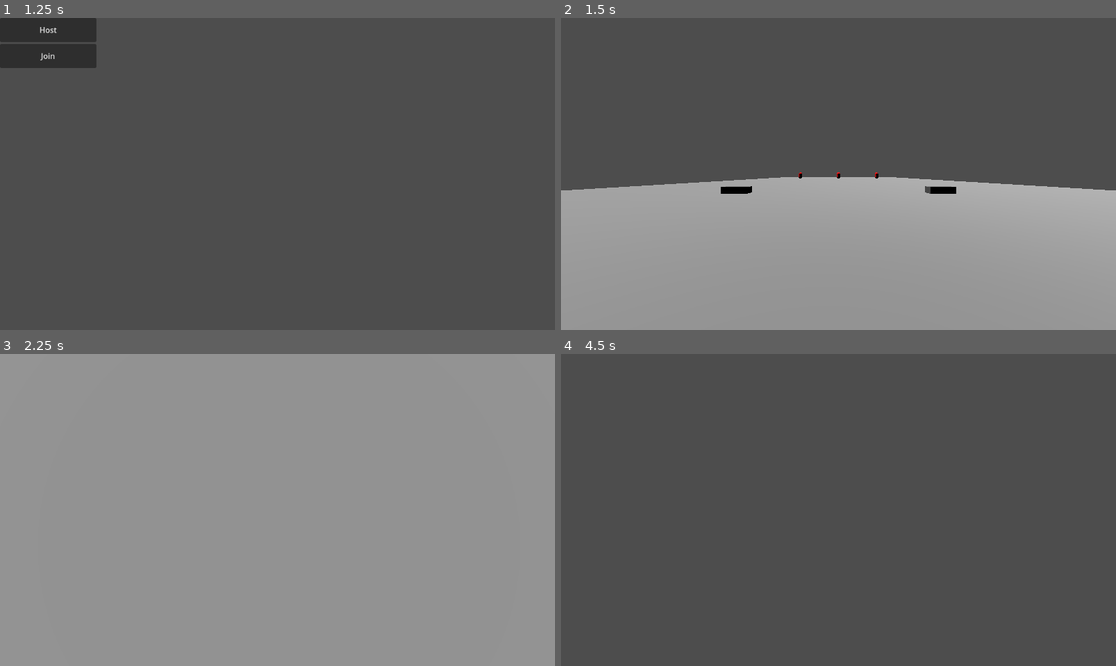
Above: before the commit, frames 1-4 (two rows, left to right).
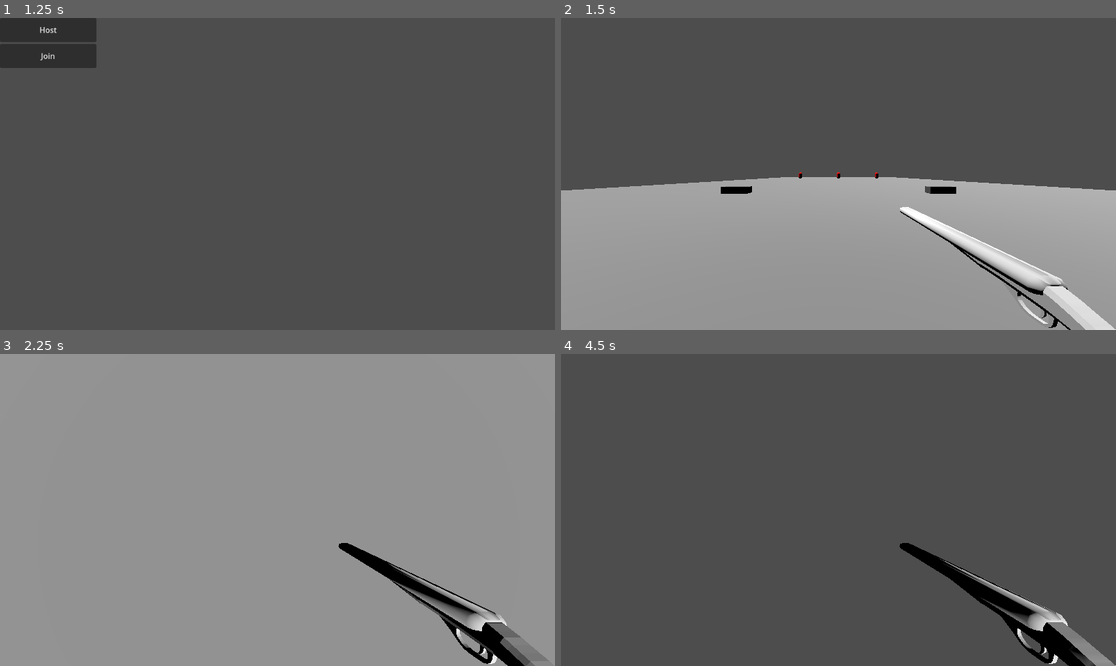
Above: after the commit, the same moments.

Repository: NickBaren101/multiplayer-prototype
Game: Godot game, scene res://Scenes/Levels/main.tscn
Same seed, same stepped clock (60 frames per second), same inputs: the game is played once before the commit and once after it.
Inputs (mouse positions are in pixels of both pictures, inside the frame that each line leads up to):
- Up to frame 1 (1.25 s): tap Enter (ui_accept) at 0.5, 0.77 s; move the mouse to (399, 158) at 0.52 s; hold D (move_right) from 0.53 s (still down); click (399, 158) at 0.6 s
- Up to frame 2 (1.5 s): release D (move_right) at 1.25 s; click "Host" at 1.25 s
- Up to frame 3 (2.25 s): tap Enter (ui_accept) at 2 s; move the mouse to (249, 510) at 2.02 s; hold W (move_up) from 2.03 s (still down); click (249, 510) at 2.1 s
- Up to frame 4 (4.5 s): keep holding W (move_up); tap Enter (ui_accept) at 2.27, 3.77, 4.25 s; move the mouse to (849, 503) at 2.77 s; click (849, 503) at 2.85 s; move the mouse to (832, 516) at 3.52 s; click (832, 516) at 3.6 s; move the mouse to (877, 513) at 4.27 s; click (877, 513) at 4.35 s

Frame 1 is identical in both runs. In frame 2, 2.4% of the frame differs, in the area x 61-100%, y 60-100%; in frame 3, 2.8%; in frame 4, 3.1%, in the area x 60-100%, y 60-100%.

Commit message:
did something, now multiplayer works better

Diff:
--- a/Scenes/Levels/main.tscn
+++ b/Scenes/Levels/main.tscn
@@ -1,11 +1,13 @@
-[gd_scene load_steps=5 format=3 uid="uid://c1hxteqve1nh"]
+[gd_scene load_steps=6 format=3 uid="uid://c1hxteqve1nh"]
 
+[ext_resource type="Script" uid="uid://c2wsqbmbyvvo8" path="res://Scripts/Levels/main.gd" id="1_7i1ub"]
 [ext_resource type="PackedScene" uid="uid://b5wluj4mutiat" path="res://Scenes/Levels/final_stage.tscn" id="1_nk5xi"]
 [ext_resource type="PackedScene" uid="uid://dh7orxrxhlves" path="res://Scenes/Multiplayer/network_ui.tscn" id="1_s0gyx"]
 [ext_resource type="Script" uid="uid://bf3u1v7sep7bk" path="res://Scripts/Multiplayer/player_spawner.gd" id="2_u872a"]
 [ext_resource type="PackedScene" uid="uid://cgmh6mpsss8b0" path="res://Scenes/Players/player.tscn" id="3_nk5xi"]
 
 [node name="Main" type="Node3D"]
+script = ExtResource("1_7i1ub")
 
 [node name="Node3D" parent="." instance=ExtResource("1_nk5xi")]
 
@@ -17,4 +19,4 @@
 _spawnable_scenes = PackedStringArray("uid://cgmh6mpsss8b0")
 spawn_path = NodePath("../Players")
 script = ExtResource("2_u872a")
-network_player = ExtResource("3_nk5xi")
+player_scene = ExtResource("3_nk5xi")
--- a/Scenes/Players/player.tscn
+++ b/Scenes/Players/player.tscn
@@ -1,6 +1,8 @@
-[gd_scene load_steps=5 format=3 uid="uid://cgmh6mpsss8b0"]
+[gd_scene load_steps=7 format=3 uid="uid://cgmh6mpsss8b0"]
 
 [ext_resource type="Script" uid="uid://dnn11l1grwudj" path="res://Scripts/Players/player.gd" id="1_5h38p"]
+[ext_resource type="PackedScene" uid="uid://b4jsg0fpb8r67" path="res://Assets/Gun/Shotgun/DoubleBarrelShotgun.fbx" id="2_37lpg"]
+[ext_resource type="AudioStream" uid="uid://c3dpsdf0cs5fd" path="res://Assets/Sounds/Gunfire/Shotgun/ShotgunFire.mp3" id="3_8qn36"]
 
 [sub_resource type="CapsuleMesh" id="CapsuleMesh_omydy"]
 
@@ -13,6 +15,9 @@
 properties/1/path = NodePath(".:rotation")
 properties/1/spawn = true
 properties/1/replication_mode = 1
+properties/2/path = NodePath("Camera3D:rotation")
+properties/2/spawn = true
+properties/2/replication_mode = 1
 
 [node name="Player" type="CharacterBody3D"]
 collision_mask = 2
@@ -26,8 +31,14 @@
 transform = Transform3D(1, 0, 0, 0, 1, 0, 0, 0, 1, 0, 1, 0)
 shape = SubResource("CapsuleShape3D_5h38p")
 
+[node name="Camera3D" type="Camera3D" parent="."]
+transform = Transform3D(1, 0, 0, 0, 1, 0, 0, 0, 1, 0, 1.5, 0)
+
+[node name="DoubleBarrelShotgun" parent="Camera3D" instance=ExtResource("2_37lpg")]
+transform = Transform3D(-1.7484556e-08, 0, -0.4, 0, 0.4, 0, 0.4, 0, -1.7484556e-08, 0.5102215, -0.37823272, -0.85431206)
+
+[node name="AudioStreamPlayer3D" type="AudioStreamPlayer3D" parent="."]
+stream = ExtResource("3_8qn36")
+
 [node name="MultiplayerSynchronizer" type="MultiplayerSynchronizer" parent="."]
 replication_config = SubResource("SceneReplicationConfig_37lpg")
-
-[node name="Camera3D" type="Camera3D" parent="."]
-transform = Transform3D(1, 0, 0, 0, 1, 0, 0, 0, 1, 0, 1.5, 0)
--- /dev/null
+++ b/Scripts/Levels/main.gd
@@ -0,0 +1,6 @@
+extends Node3D
+
+
+func _unhandled_input(event):
+	if Input.is_action_just_pressed("quit"):
+		get_tree().quit()
--- a/Scripts/Multiplayer/multiplayer_manager.gd
+++ /dev/null
@@ -1,65 +0,0 @@
-extends Node
-
-const PORT = 7777
-const PlayerScene = preload("res://Scenes/Players/player.tscn")
-
-@onready var players_node = get_parent().get_node("Players")
-
-var peer : ENetMultiplayerPeer
-
-func host_game():
-	peer = ENetMultiplayerPeer.new()
-	peer.create_server(PORT)
-	multiplayer.multiplayer_peer = peer
-
-	multiplayer.peer_connected.connect(_on_peer_connected)
-	multiplayer.peer_disconnected.connect(_on_peer_disconnected)
-
-	print("Hosting on port ", PORT)
-
-	# Spawn host player manually (host is always ID 1)
-	_spawn_player(multiplayer.get_unique_id())
-
-
-func join_pressed():
-	var ip = get_parent().get_node("UI/IPInput").text
-	join_game(ip)
-
-
-func join_game(ip):
-	peer = ENetMultiplayerPeer.new()
-	peer.create_client(ip, PORT)
-	multiplayer.multiplayer_peer = peer
-
-	multiplayer.connected_to_server.connect(_on_connected_to_server)
-	multiplayer.peer_disconnected.connect(_on_peer_disconnected)
-
-	print("Connecting to ", ip)
-
-@rpc("any_peer", "call_local")
-func _notify_network_ready():
-	for child in players_node.get_children():
-		child._set_network_ready()
-
-func _on_connected_to_server():
-	print("Connected to server")
-
-
-func _on_peer_connected(id):
-	print("Peer connected: ", id)
-	rpc("_spawn_player_rpc", id)
-	rpc("_notify_network_ready")
-	_spawn_player(id)
-
-
-func _on_peer_disconnected(id):
-	print("Peer disconnected: ", id)
-	if players_node.has_node(str(id)):
-		players_node.get_node(str(id)).queue_free()
-
-
-func _spawn_player(id):
-	var player = PlayerScene.instantiate()
-	player.name = str(id)
-	player.set_multiplayer_authority(id)
-	players_node.add_child(player)
--- a/Scripts/Multiplayer/player_spawner.gd
+++ b/Scripts/Multiplayer/player_spawner.gd
@@ -1,18 +1,23 @@
 extends MultiplayerSpawner
 
 
-@export var network_player: PackedScene
+@export var player_scene: PackedScene
 
 func _ready() -> void:
 	multiplayer.peer_connected.connect(spawn_player)
-
+	multiplayer.peer_disconnected.connect(remove_player)
 
 
 func spawn_player(id: int) -> void:
 	if not multiplayer.is_server():
 		return
 
-	var player: Node = network_player.instantiate()
+	var player: Node = player_scene.instantiate()
 	player.name = str(id)
 
 	get_node(spawn_path).call_deferred("add_child", player)
+
+func remove_player(peer_id):
+	var player = get_node(spawn_path).get_node_or_null(str(peer_id))
+	if player:
+		player.queue_free()
--- a/Scripts/Players/player.gd
+++ b/Scripts/Players/player.gd
@@ -4,6 +4,7 @@
 @export var jump_velocity = 10.0
 
 @onready var camera: Node3D = $Camera3D
+@onready var audio_player: AudioStreamPlayer3D = $AudioStreamPlayer3D
 
 var gravity = 20.0
 
@@ -28,6 +29,9 @@
 		camera.rotate_x(-event.relative.y * .005)
 		camera.rotation.x = clamp(camera.rotation.x, -PI/2, PI/2)
 
+	if Input.is_action_just_pressed("shoot"):
+		audio_player.play()
+
 
 func _physics_process(delta):
 	if not is_on_floor():
--- a/project.godot
+++ b/project.godot
@@ -60,6 +60,11 @@
 "events": [Object(InputEventMouseButton,"resource_local_to_scene":false,"resource_name":"","device":-1,"window_id":0,"a …(253 unchanged characters)…
 ]
 }
+quit={
+"deadzone": 0.2,
+"events": [Object(InputEventKey,"resource_local_to_scene":false,"resource_name":"","device":-1,"window_id":0,"alt_pressed":false,"shift_pressed":false,"ctrl_pressed":false,"meta_pressed":false,"pressed":false,"keycode":0,"physical_keycode":4194305,"key_label":0,"unicode":0,"location":0,"echo":false,"script":null)
+]
+}
 
 [layer_names]
 
Binary file added: Assets/Gun/Shotgun/DoubleBarrelShotgun.fbx
Not shown, added: Assets/Gun/Shotgun/DoubleBarrelShotgun.fbx.import
Not shown, added: Assets/Sounds/Gunfire/Shotgun/ShotgunFire.mp3.import
Not shown, added: Scripts/Levels/main.gd.uid
Not shown, removed: Scripts/Multiplayer/multiplayer_manager.gd.uid
Not shown, added: Assets/Sounds/Gunfire/Shotgun/ShotgunFire.mp3
